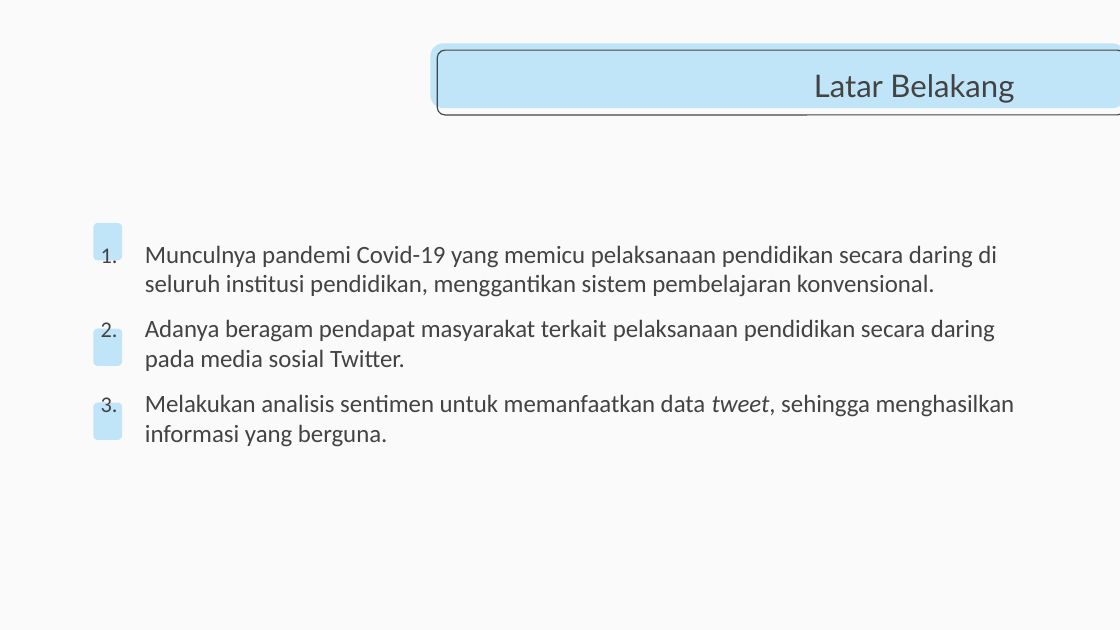
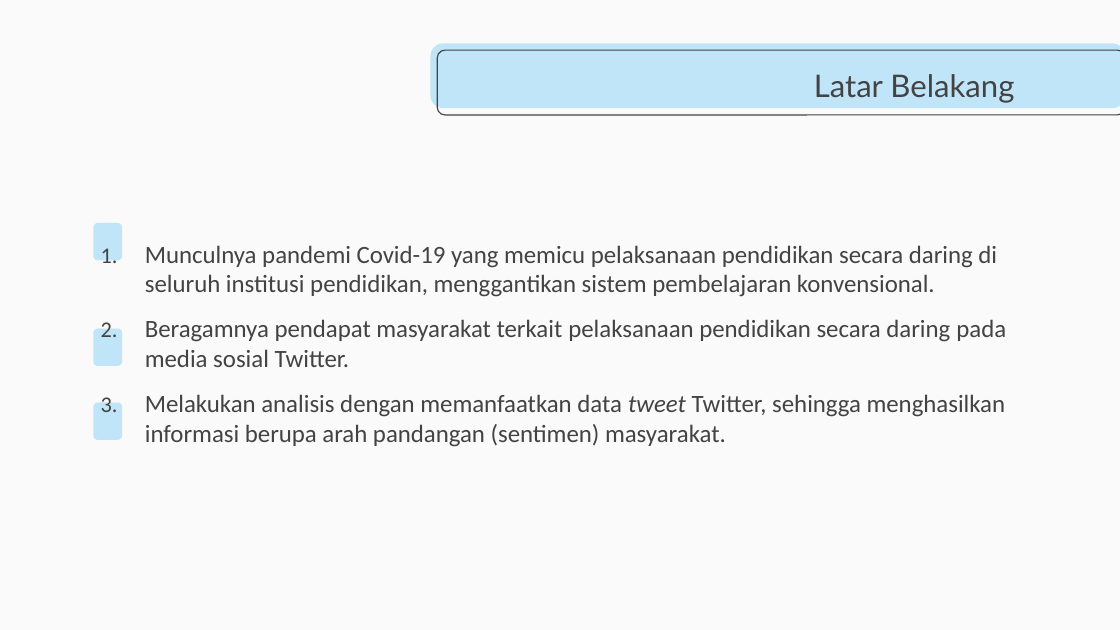
Before and after one commit to muspriandi/TextMining-SentimentAnalysis, a slide deck: slide 4 of Dokumen TA/1711501559-Presentasi.pptx. Drawn at 1120x630 pixels with LibreOffice and Linux fonts; fonts in the diff are those of the drawing. Boxes give left, top, right and bottom in pixels: in the first picture for what was removed or moved away, otherwise in the second. Text is boxed around its words. In the diff, an @@ line names an element or a change of style, - is before the commit and + after.

```diff
--- a/Dokumen TA/1711501559-Presentasi.pptx
+++ b/Dokumen TA/1711501559-Presentasi.pptx
@@ subtitle at box(145, 319, 1006, 447): text changed @@
-2. Adanya beragam pendapat masyarakat terkait pelaksanaan pendidikan secara daring pada media sosial Twitter.
-3. Melakukan analisis sentimen untuk memanfaatkan data tweet, sehingga menghasilkan informasi yang berguna.
+2. Beragamnya pendapat masyarakat terkait pelaksanaan pendidikan secara daring pada media sosial Twitter.
+3. Melakukan analisis dengan memanfaatkan data tweet Twitter, sehingga menghasilkan informasi berupa arah pandangan (sentimen) masyarakat.
```
Also in this commit, not shown: 8 other slides changed, 2 other files.
